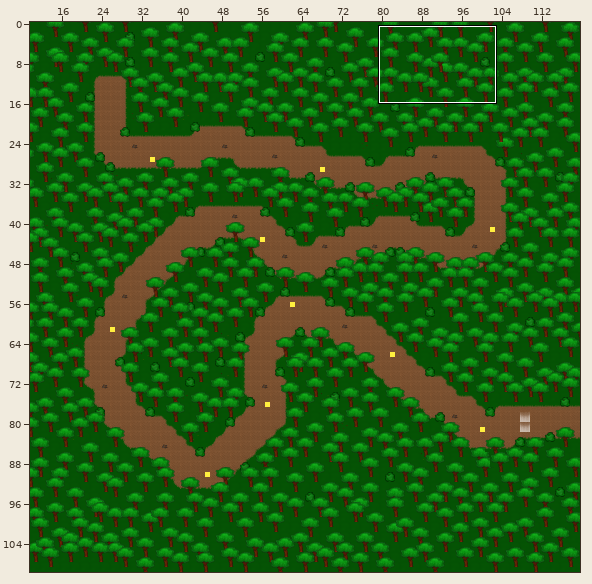
An edit to a level. Tiled map, Level 1.tmx. The picture above shows the old version from afar; the outline marks the close-up.
Close-up. The starting point:
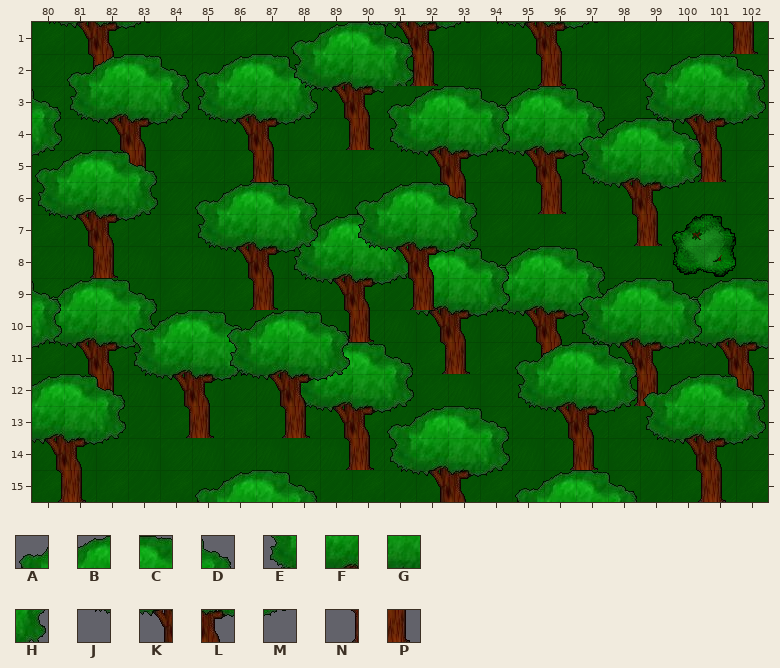
Cells are 32x32 px. Shown: x 80..102, y 1..15. The commit also changed other parts of the map, which this record leaves out.
Key: from "Oak": A 0, B 1, C 2, D 3, E 4, F 5, G 6, H 7, J 8, K 9, L 10, M 11, N 13, P 14.
_ is an empty cell.
Layers that did not change in this view are not listed.
Layer "Trees c + Exit" before, first column x 80:
 1 _______________________
 2 _______________________
 3 _______________________
 4 _______________________
 5 ABCD___________________
 6 EFGH_ABCD_ABCD_________
 7 JKLM_EFGH_EFGH_________
 8 _NP__JKLM_JKLM_________
 9 ______NP___NP__________
10 ______ABCD_____________
11 ______EFGH_____ABCD____
12 BCD___JKLM_____EFGHABCD
13 FGH____NP__ABCDJKLMEFGH
14 KLM________EFGH_NP_JKLM
15 NP_________JKLM_____NP_
Now the later version:
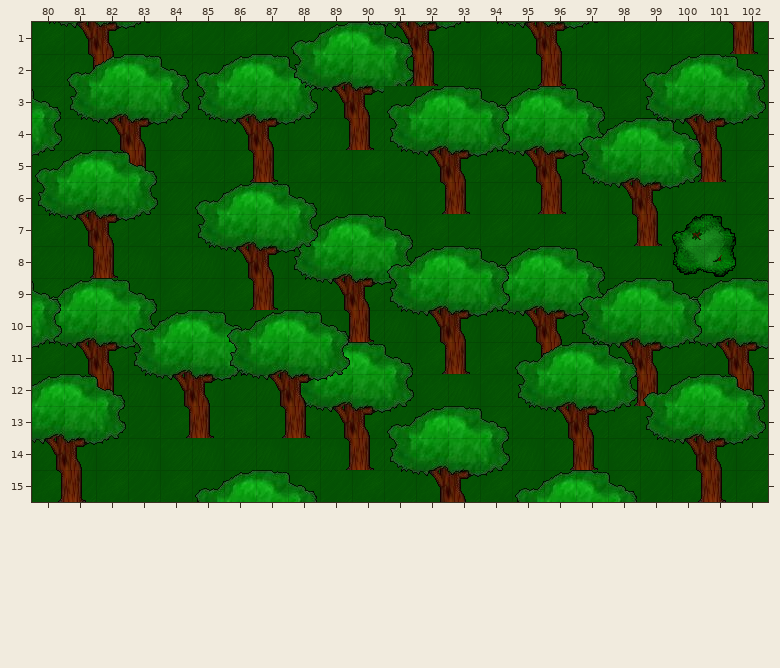
The edit:
Layer "Trees c + Exit":
The author changed tile K to tile A in row 8 at x 91.
The author changed tile L to tile B in row 8 at x 92.
The author changed tile M to tile C in row 8 at x 93.
The author changed tile N to tile E in row 9 at x 91.
The author changed tile P to tile F in row 9 at x 92.
Tile J now appears in row 10 at x 91.
The edit erases tile A in row 6 at x 90.
The edit erases tile B in row 6 at x 91.
The edit erases tile C in row 6 at x 92.
The edit erases tile D in row 6 at x 93.
The edit erases tile E in row 7 at x 90.
The edit erases tile F in row 7 at x 91.
The edit erases tile G in row 7 at x 92.
The edit erases tile H in row 7 at x 93.
The edit erases tile J in row 8 at x 90.
Pixel boxes of the changes (left, top, right, bottom) in both close-ups:
changed: (355, 182, 478, 314)
